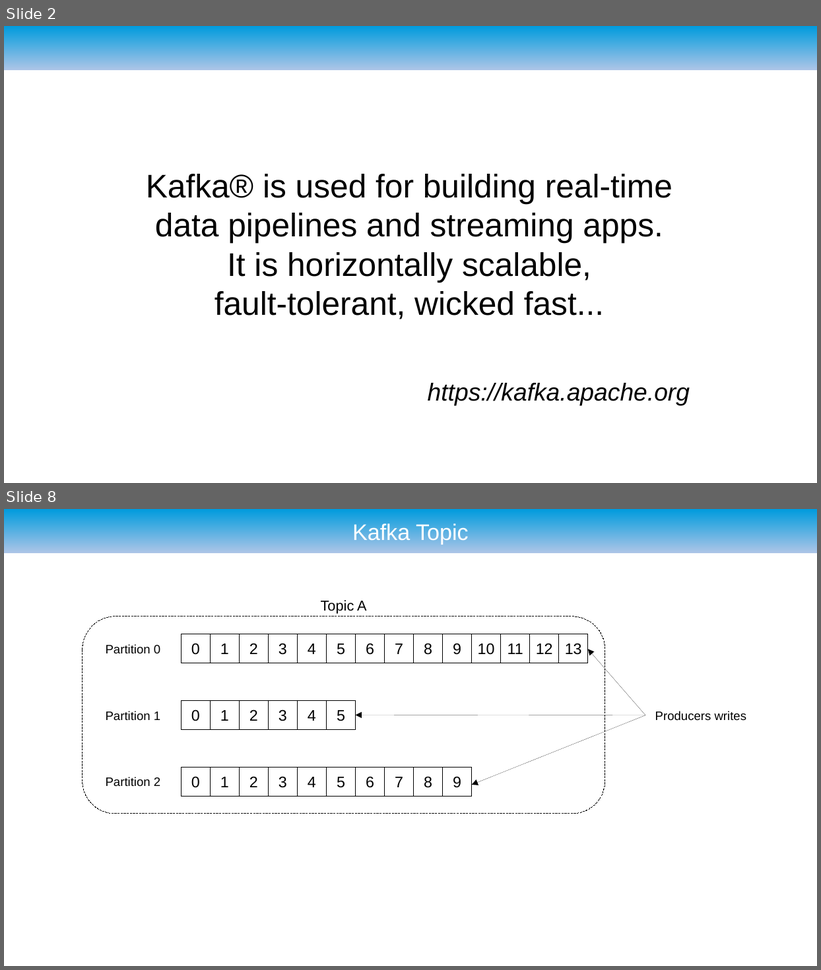
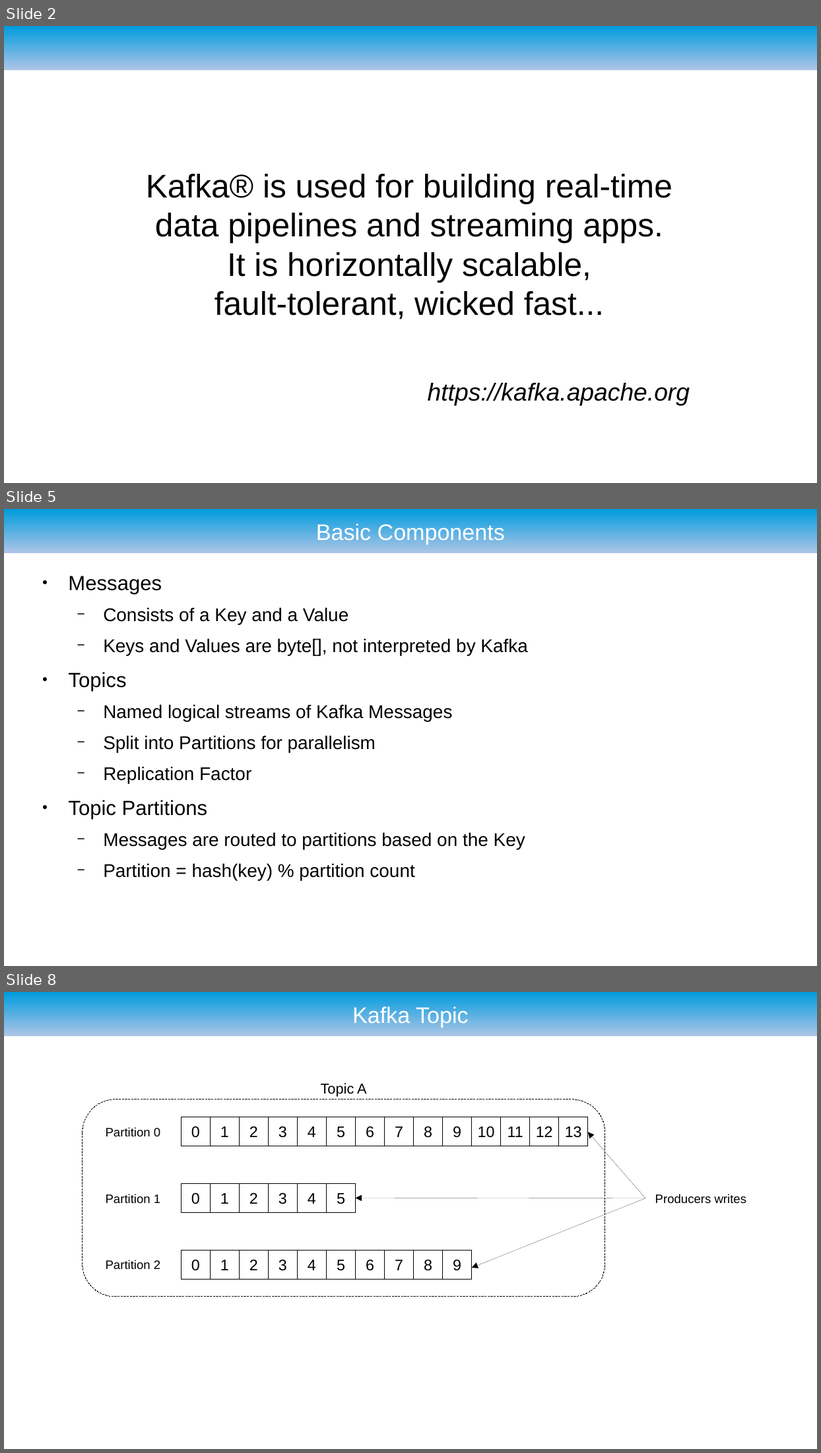
Before and after one commit to ryzlab/kafka-kompetensdag, a slide deck: doc/presentation.odp. Shown one above the other, each under a label of ours: slides 2 and 8 before the commit, slides 2, 5 and 8 after it; the slides between them are not shown. The pictures are 821x970 and 821x1453 pixels, drawn with LibreOffice and Linux fonts; fonts in the diff are those of the drawing; background and template pictures are left out. Boxes give left, top, right and bottom in pixels: in the first picture for what was removed or moved away, otherwise in the second. Text is boxed around its words. In the diff, an @@ line names an element or a change of style, - is before the commit and + after.

Commit message:
Added documentation. Reverted multiple Kafka listeners in docker file

```diff
--- a/doc/presentation.odp
+++ b/doc/presentation.odp
@@ slide 5 added at (4, 509, 817, 966), background #FFFFFF; not listed: 1 template element that a slide beside it also shows @@
@@ title added at (316, 522, 505, 544), 22 pt, text #FFFFFF @@
+Basic Components
@@ text added at (68, 576, 527, 881), 18 pt, text #000000 @@
+● Messages
+  − Consists of a Key and a Value
+  − Keys and Values are byte[], not interpreted by Kafka
+● Topics
+  − Named logical streams of Kafka Messages
+  − Split into Partitions for parallelism
+  − Replication Factor
+● Topic Partitions
+  − Messages are routed to partitions based on the Key
+  − Partition = hash(key) % partition count
```
Also in this commit, not shown: 8 slides changed, 4 other slides added, 3 slides removed, 6 other files.
